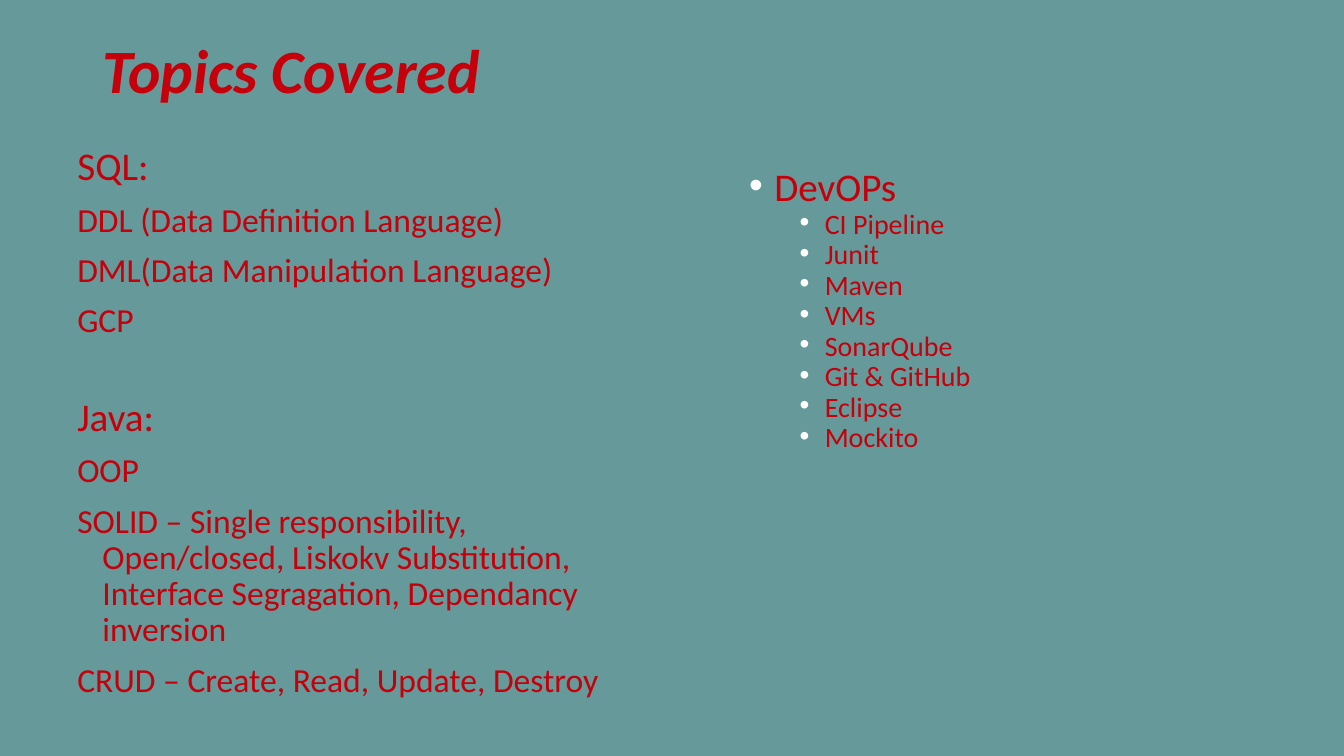
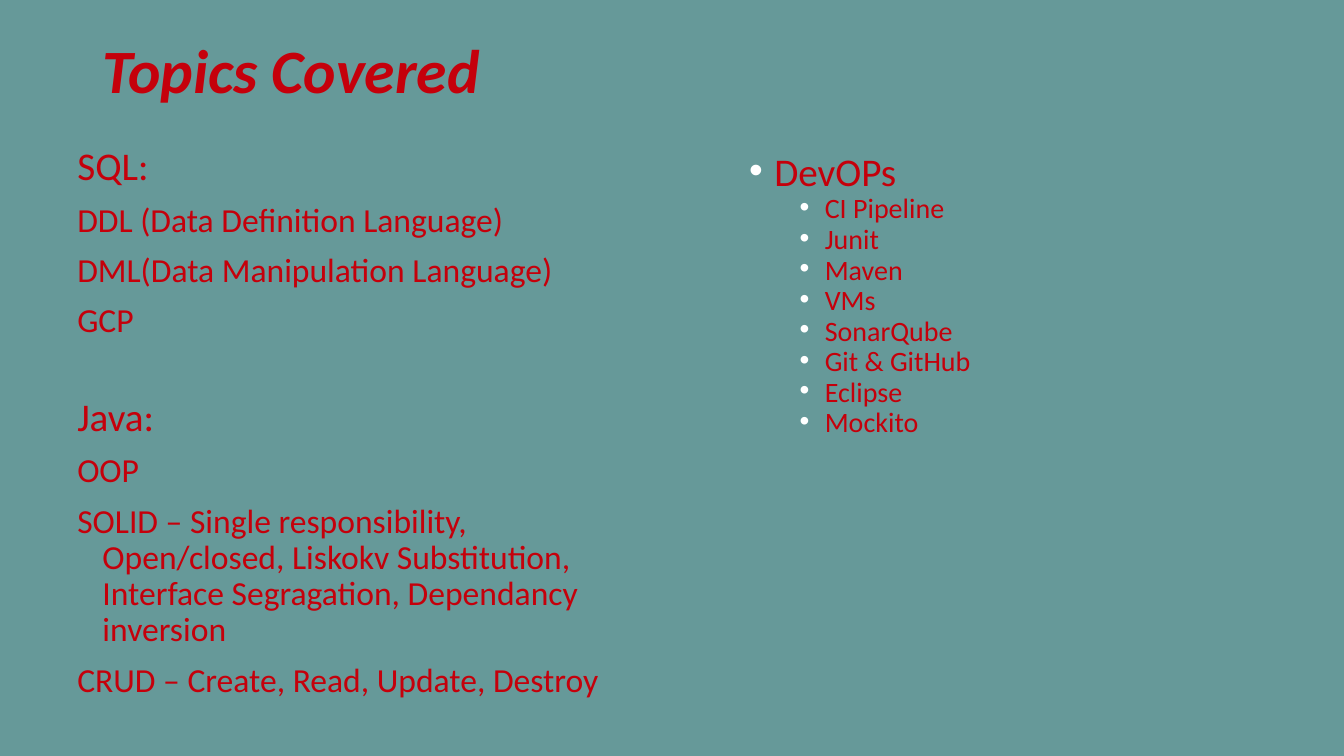
Before and after one commit to sosbourneQA/ims, a slide deck: slide 3 of Project Documents/QA Individual Project.odp. Drawn at 1344x756 pixels with LibreOffice and Linux fonts; fonts in the diff are those of the drawing. Boxes give left, top, right and bottom in pixels: in the first picture for what was removed or moved away, otherwise in the second. Text is boxed around its words. In the diff, an @@ line names an element or a change of style, - is before the commit and + after.

```diff
--- a/Project Documents/QA Individual Project.odp
+++ b/Project Documents/QA Individual Project.odp
@@ text "DevOPs": place and size @@
-text "DevOPs" at (774, 175, 970, 447)
+text "DevOPs" at (774, 160, 970, 432)
```
Also in this commit, not shown: 5 other slides changed, 1 slide removed.
